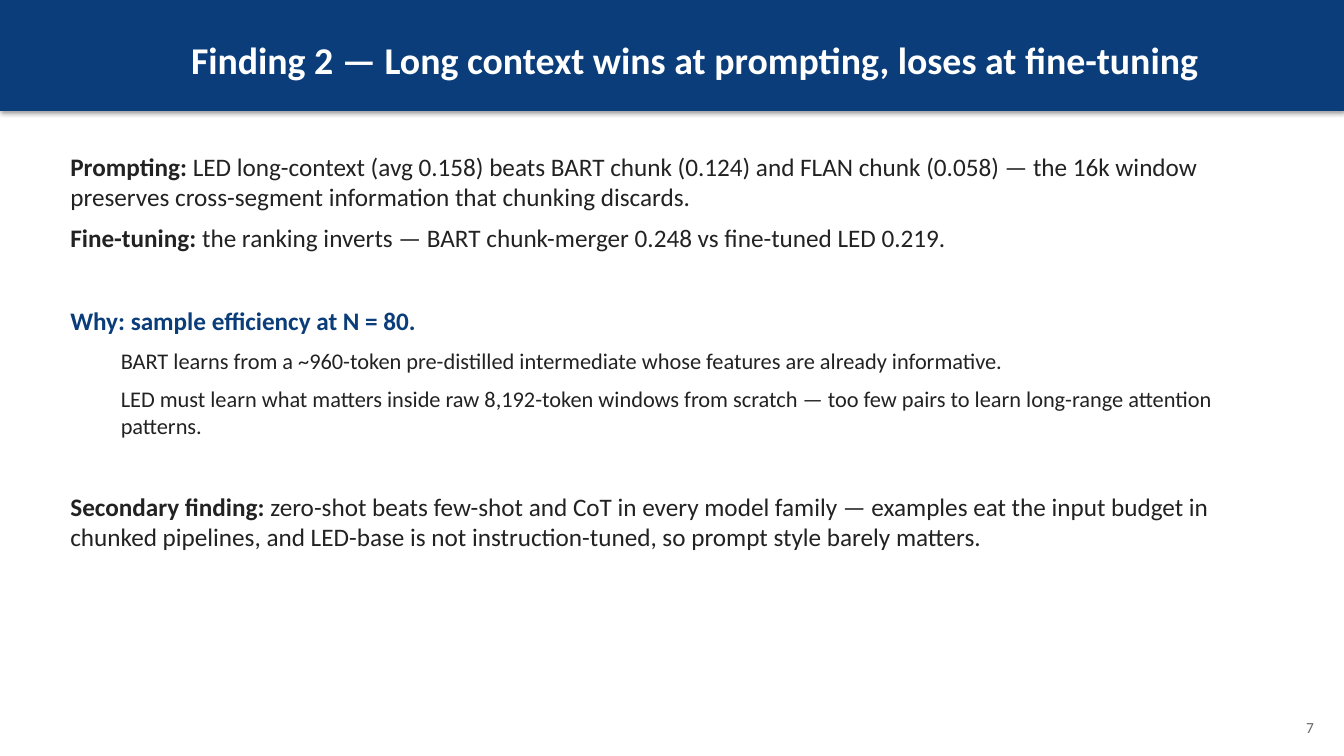
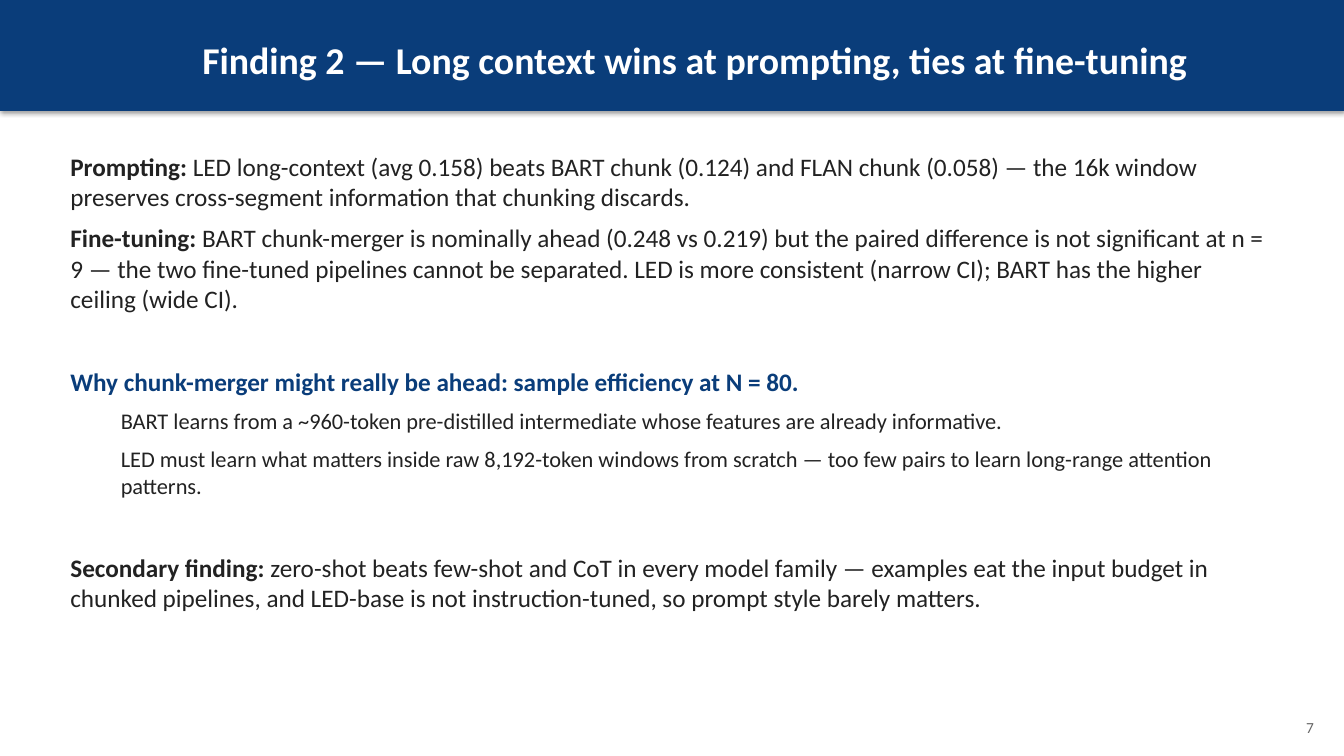
Before and after one commit to christiandalfarra/ANLP_Project, a slide deck: slide 7 of report/slides/ANLP_slides.pptx. Drawn at 1344x756 pixels with LibreOffice and Linux fonts; fonts in the diff are those of the drawing. Boxes give left, top, right and bottom in pixels: in the first picture for what was removed or moved away, otherwise in the second. Text is boxed around its words. In the diff, an @@ line names an element or a change of style, - is before the commit and + after.

```diff
--- a/report/slides/ANLP_slides.pptx
+++ b/report/slides/ANLP_slides.pptx
@@ text in rectangle at (x1=202, y1=47, x2=1187, y2=81): text changed @@
-Finding 2 — Long context wins at prompting, loses at fine-tuning
+Finding 2 — Long context wins at prompting, ties at fine-tuning
@@ text at (x1=70, y1=228, x2=1245, y2=396): text changed @@
-Fine-tuning: the ranking inverts — BART chunk-merger 0.248 vs fine-tuned LED 0.219.
-Why: sample efficiency at N = 80.
+Fine-tuning: BART chunk-merger is nominally ahead (0.248 vs 0.219) but the paired difference is not significant at n = 9 — the two fine-tuned pipelines cannot be separated. LED is more consistent (narrow CI); BART has the higher ceiling (wide CI).
+Why chunk-merger might really be ahead: sample efficiency at N = 80.
```
Also in this commit, not shown: 4 other slides changed, 1 slide added, 4 other files.
